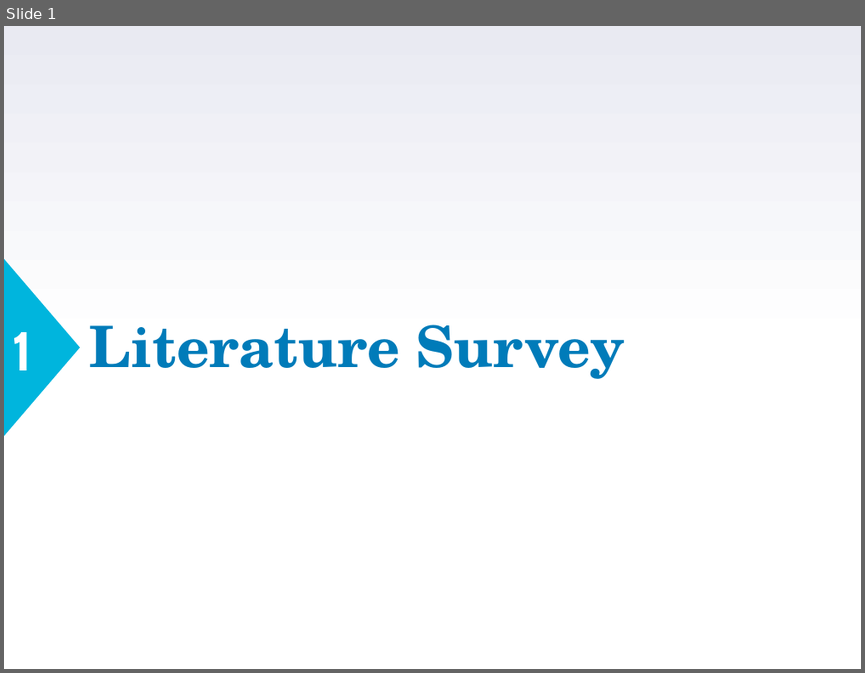
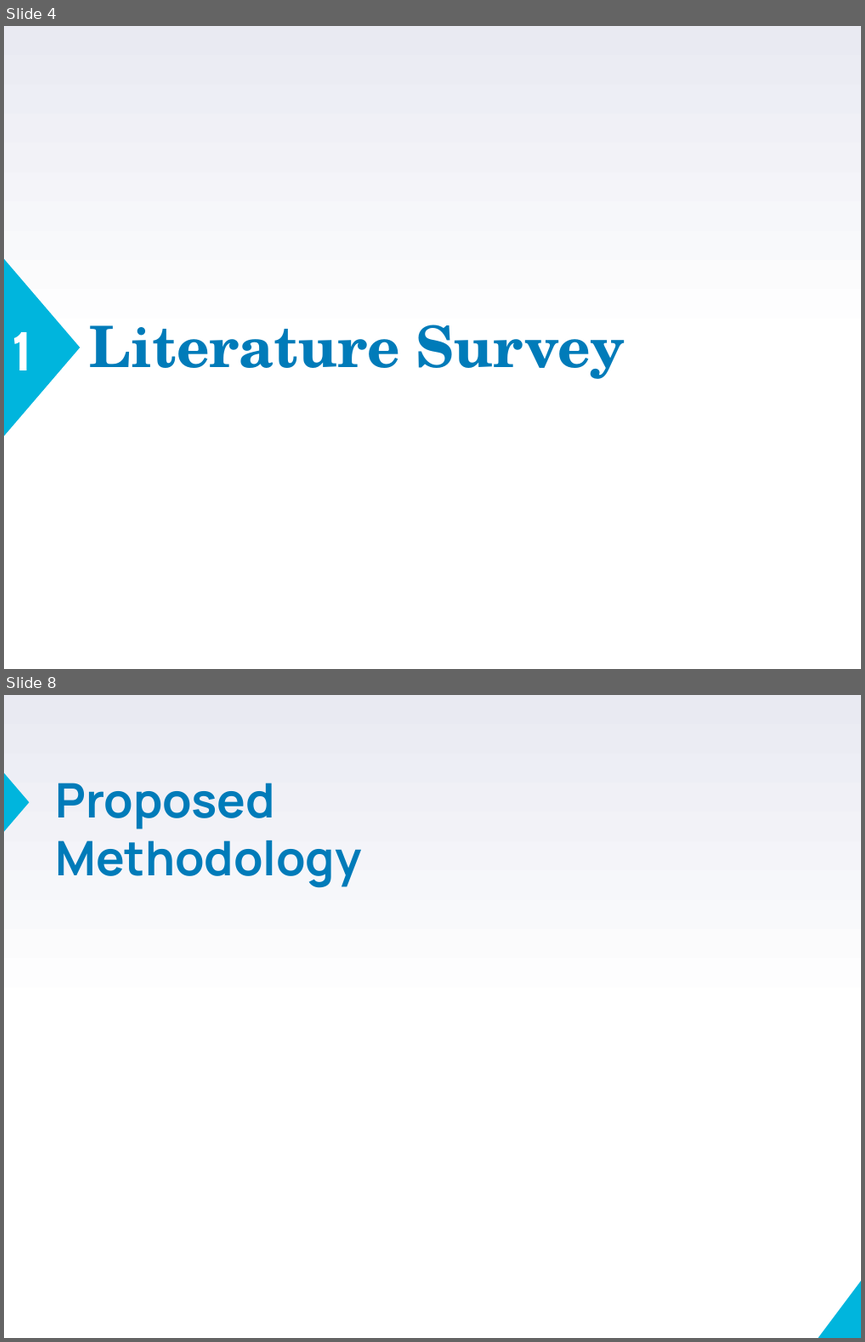
Before and after one commit to VarunBohara/Mini-Project-Documents, a slide deck: Review2_ppt.pptm. Shown one above the other, each under a label of ours: slide 1 before the commit, slides 4 and 8 after it; the slides between them are not shown. The pictures are 865x673 and 865x1342 pixels, drawn with LibreOffice and Linux fonts; fonts in the diff are those of the drawing. Boxes give left, top, right and bottom in pixels: in the first picture for what was removed or moved away, otherwise in the second. Text is boxed around its words. In the diff, an @@ line names an element or a change of style, - is before the commit and + after.

```diff
--- a/Review2_ppt.pptm
+++ b/Review2_ppt.pptm
@@ slide 8 added at <box>4,695,861,1338</box>, background gradient #FFFFFF to #E9EAF2 @@
@@ triangle added at <box>4,773,29,832</box>, fill #00B5DD @@
@@ text added at <box>55,783,361,887</box>, 40 pt, text #007BB9, bold @@
+Proposed Methodology
@@ right triangle added at <box>818,1279,861,1338</box>, fill #00B5DD @@
@@ what was slide 1 is now slide 4 @@
```
Also in this commit, not shown: 3 slides changed, 6 other slides added.
